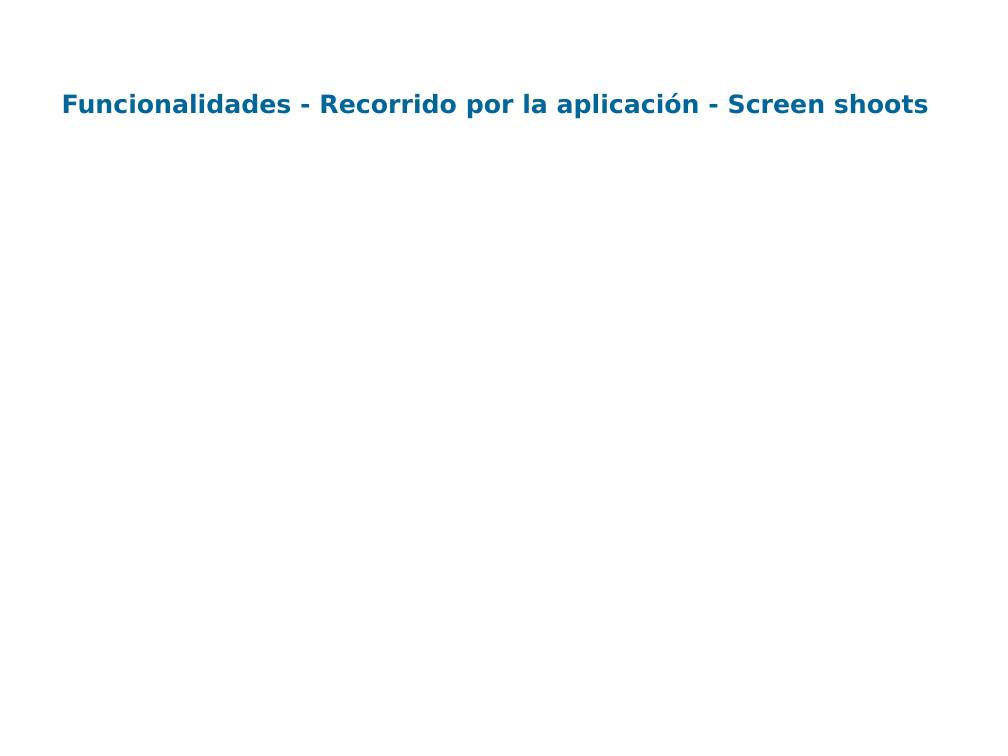
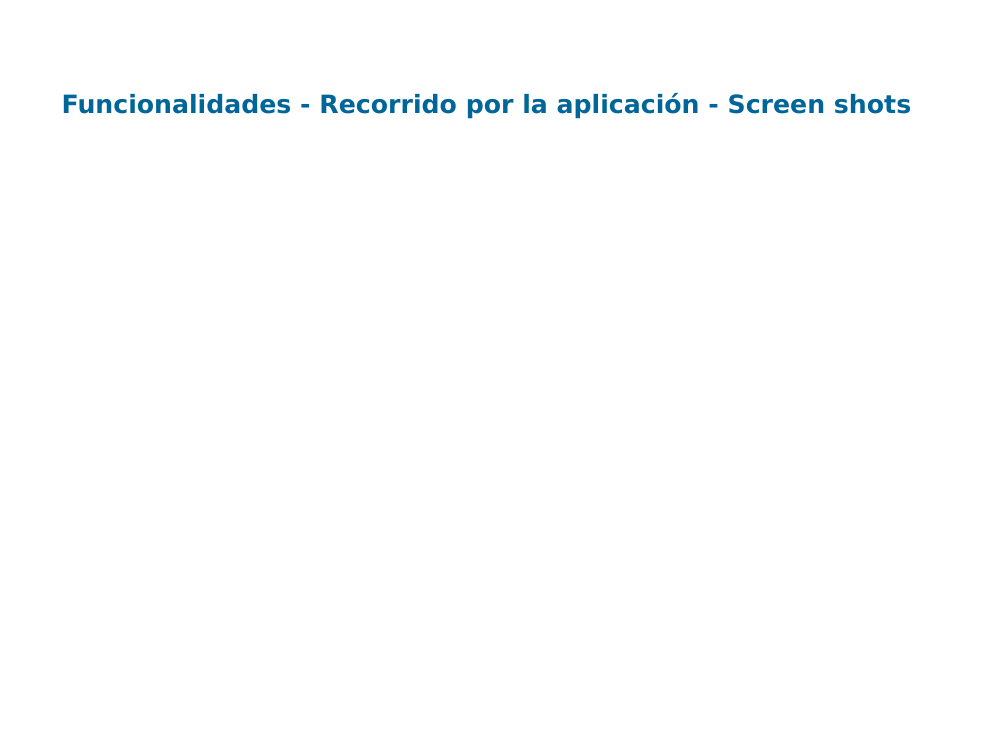
Before and after one commit to santiago-iturriaga/pgruso2007, a slide deck: slide 6 of Documentacion/Interfaz de acceso.ppt. Drawn at 1008x756 pixels with LibreOffice and Linux fonts; fonts in the diff are those of the drawing; background and template pictures are left out. Boxes give left, top, right and bottom in pixels: in the first picture for what was removed or moved away, otherwise in the second. Text is boxed around its words. In the diff, an @@ line names an element or a change of style, - is before the commit and + after.

```diff
--- a/Documentacion/Interfaz de acceso.ppt
+++ b/Documentacion/Interfaz de acceso.ppt
@@ title at box(62, 93, 911, 119): text changed @@
-Funcionalidades - Recorrido por la aplicación - Screen shoots
+Funcionalidades - Recorrido por la aplicación - Screen shots
```
Also in this commit, not shown: 1 other slide changed, 2 other files.
